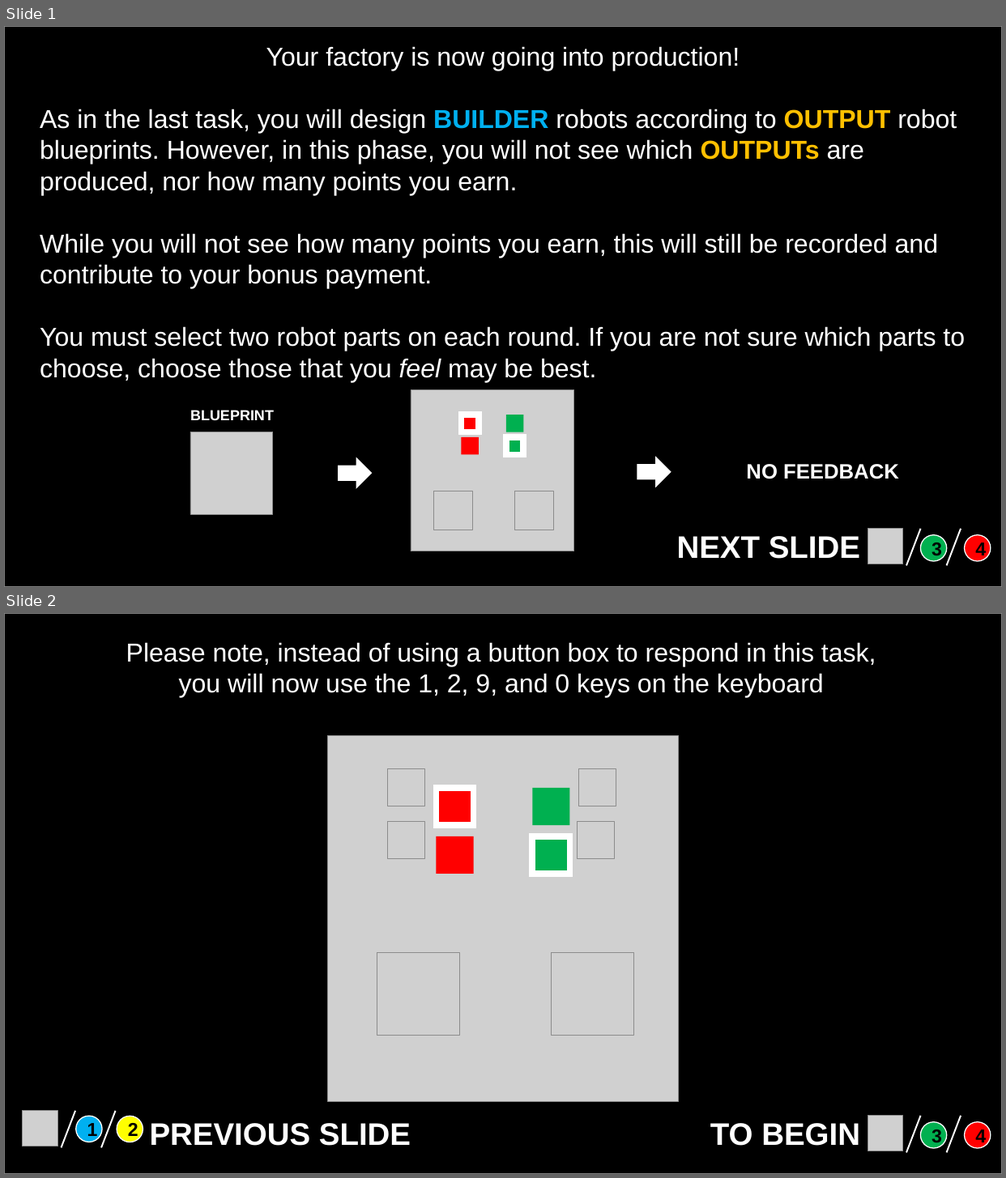
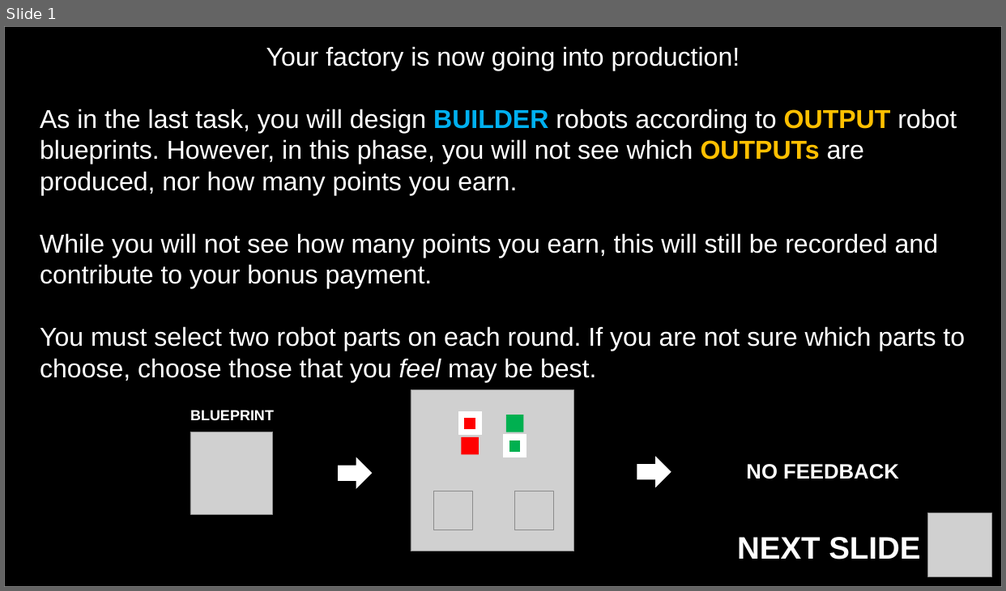
Before and after one commit to BakkourLabRepo/feat-predict_robot-builder-task-psychopy, a slide deck: img/pptx/test.pptx. Shown one above the other, each under a label of ours: slides 1 and 2 before the commit, slide 1 after it. The pictures are 1006x1178 and 1006x591 pixels, drawn with LibreOffice and Linux fonts; fonts in the diff are those of the drawing; grey boxes stand for pictures. Boxes give left, top, right and bottom in pixels: in the first picture for what was removed or moved away, otherwise in the second. Text is boxed around its words. In the diff, an @@ line names an element or a change of style, - is before the commit and + after.

```diff
--- a/img/pptx/test.pptx
+++ b/img/pptx/test.pptx
@@ slide 2 removed at <box>4,613,1002,1174</box>, background #FFFFFF @@
@@ rectangle removed at <box>4,613,1002,1174</box> @@
@@ text removed at <box>126,642,876,698</box> @@
-Please note, instead of using a button box to respond in this task, you will now use the 1, 2, 9, and 0 keys on the keyboard
@@ picture removed at <box>328,735,679,1102</box> @@
@@ picture removed at <box>387,769,424,807</box> @@
@@ picture removed at <box>579,769,616,807</box> @@
@@ rectangle removed at <box>436,788,473,825</box> @@
@@ rectangle removed at <box>533,788,570,825</box> @@
@@ picture removed at <box>387,822,424,859</box> @@
@@ picture removed at <box>577,822,615,859</box> @@
@@ rectangle removed at <box>436,836,473,874</box> @@
@@ rectangle removed at <box>533,836,570,874</box> @@
@@ picture removed at <box>377,953,460,1036</box> @@
@@ picture removed at <box>552,953,634,1036</box> @@
@@ picture removed at <box>23,1111,58,1146</box> @@
@@ line removed from (75, 1111) to (61, 1148) @@
@@ ellipse removed at <box>76,1116,102,1142</box> @@
-1
@@ line removed from (116, 1111) to (101, 1148) @@
@@ ellipse removed at <box>117,1116,143,1142</box> @@
-2
@@ picture removed at <box>868,1116,903,1152</box> @@
@@ line removed from (921, 1116) to (907, 1152) @@
@@ ellipse removed at <box>920,1122,947,1148</box> @@
-3
@@ line removed from (961, 1116) to (947, 1152) @@
@@ ellipse removed at <box>965,1122,991,1148</box> @@
-4
@@ text removed at <box>150,1123,411,1146</box> @@
-PREVIOUS SLIDE
@@ text removed at <box>710,1123,860,1146</box> @@
-TO BEGIN
@@ slide 1 changed as well @@
@@ text "NEXT SLIDE": place and size @@
-text "NEXT SLIDE" at <box>677,536,860,559</box>
+text "NEXT SLIDE" at <box>737,537,920,560</box>
@@ line removed from (921, 529) to (907, 565) @@
@@ ellipse removed at <box>920,535,947,561</box> @@
-3
@@ picture: place and size @@
-picture at <box>868,529,903,565</box>
+picture at <box>928,514,992,577</box>
@@ line removed from (961, 529) to (947, 565) @@
@@ ellipse removed at <box>965,535,991,561</box> @@
-4
```
Also in this commit, not shown: 42 other files.
